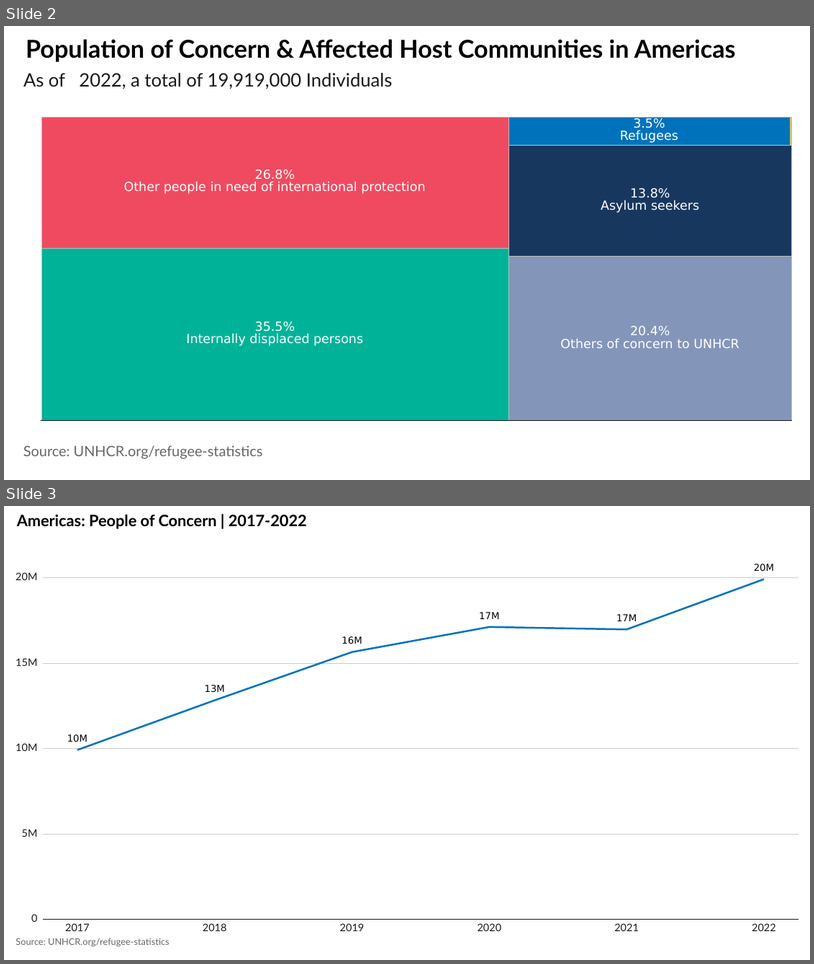
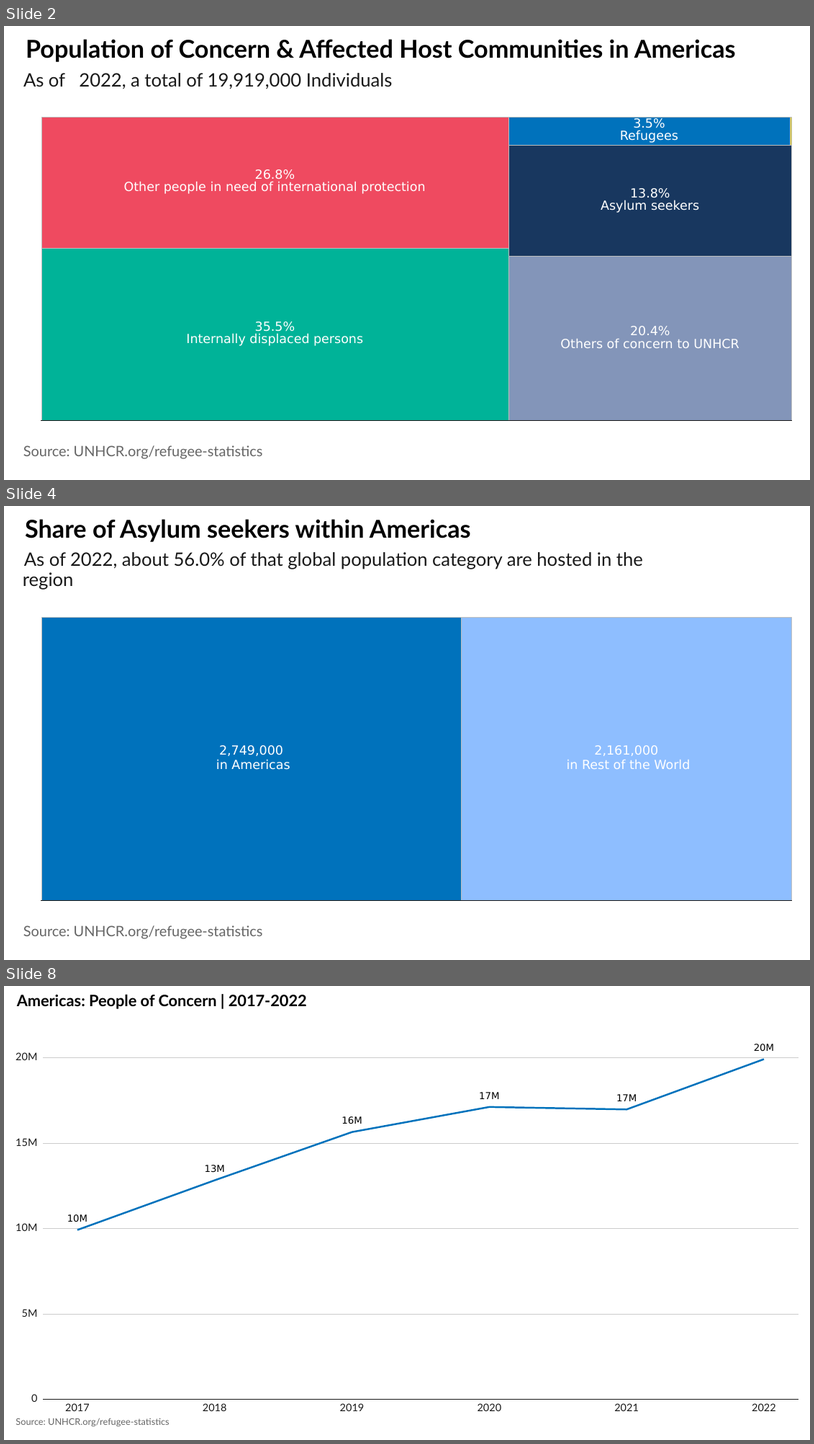
Before and after one commit to Edouard-Legoupil/unhcrdatapackage, a slide deck: inst/rmarkdown/templates/regional_prez/skeleton/skeleton.pptx. Shown one above the other, each under a label of ours: slides 2 and 3 before the commit, slides 2, 4 and 8 after it; the slides between them are not shown. The pictures are 814x964 and 814x1444 pixels, drawn with LibreOffice and Linux fonts; fonts in the diff are those of the drawing; background and template pictures are left out. Boxes give left, top, right and bottom in pixels: in the first picture for what was removed or moved away, otherwise in the second. Text is boxed around its words. In the diff, an @@ line names an element or a change of style, - is before the commit and + after.

```diff
--- a/inst/rmarkdown/templates/regional_prez/skeleton/skeleton.pptx
+++ b/inst/rmarkdown/templates/regional_prez/skeleton/skeleton.pptx
@@ slide 4 added at [4, 506, 810, 960], background #FFFFFF; not listed: 1 template element that a slide beside it also shows @@
@@ group added at [4, 506, 810, 960]: 8 texts, 3 freeform shapes, 1 rectangle @@
+2,749,000
+in Americas
+2,161,000
+in Rest of the World
+As of 2022, about 56.0% of that global population category are hosted in the
+region
+Share of Asylum seekers within Americas
+Source: UNHCR.org/refugee-statistics
@@ what was slide 3 is now slide 8 @@
```
Also in this commit, not shown: 1 slide changed, 5 other slides added, 13 other files.
